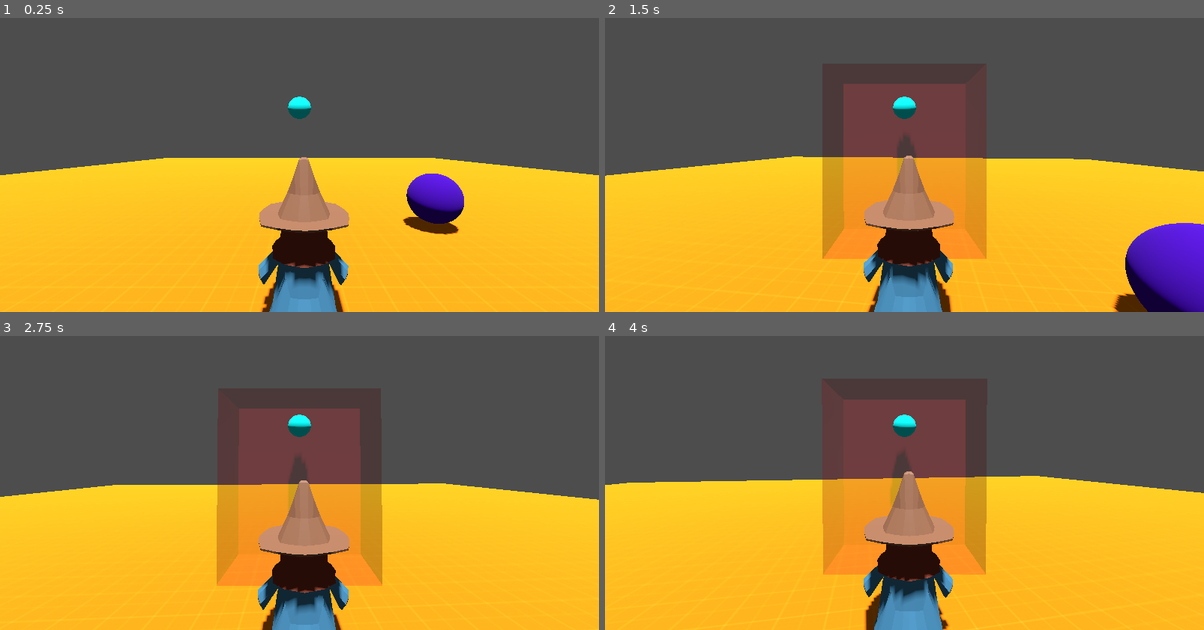
Above: before the commit, frames 1-4 (two rows, left to right).
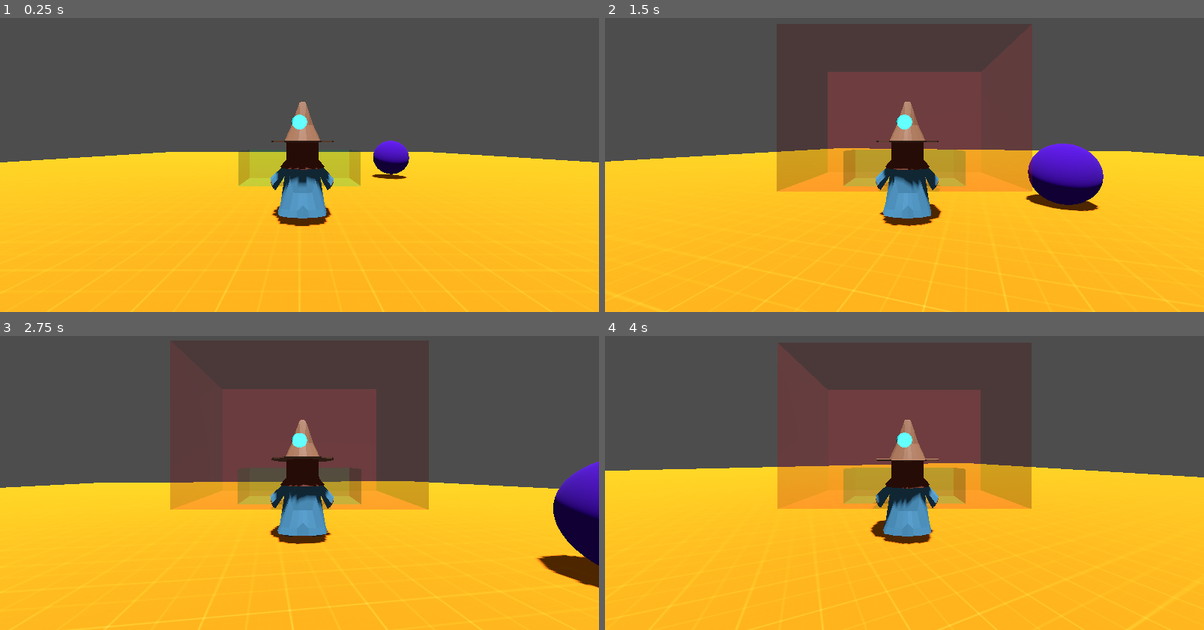
Above: after the commit, the same moments.

Repository: AndreMoukarzel/magic-force
Game: Godot game, scene res://test_scene.tscn
Two runs of this game, one before a commit and one after it. Both use one fixed random seed, a clock stepped at 60 frames per second and the inputs below.
Inputs (mouse positions are in pixels of both pictures, inside the frame that each line leads up to):
- Up to frame 1 (0.25 s): no input
- Up to frame 2 (1.5 s): move the mouse to (934, 141) at 0.52 s; press the mouse at (934, 141) at 0.53 s; hold W (forward) from 0.53 s (still down); right-click (934, 141) at 0.8 s; move the mouse to (874, 144) at 1.27 s; release the mouse at (874, 144) at 1.28 s; right-click (874, 144) at 1.35 s
- Up to frame 3 (2.75 s): keep holding W (forward); click (269, 462) at 1.55 s; move the mouse to (311, 456) at 2.02 s; press the mouse at (311, 456) at 2.03 s; right-click (311, 456) at 2.3 s
- Up to frame 4 (4 s): keep holding W (forward); move the mouse to (898, 468) at 2.77 s; release the mouse at (898, 468) at 2.78 s; right-click (898, 468) at 2.85 s; click (898, 468) at 3.05 s; move the mouse to (946, 465) at 3.52 s; press the mouse at (946, 465) at 3.53 s; right-click (946, 465) at 3.8 s

The runs differ from the first frame. In frame 1, 12% of the frame differs, in the area x 0-100%, y 26-100%; in frame 2, 25%, in the area x 0-100%, y 18-100%; in frame 3, 20%; in frame 4, 20%.

Commit message:
Rework spells to work with new Player

Diff:
--- a/ball/ball.tscn
+++ b/ball/ball.tscn
@@ -19,7 +19,8 @@
 height = 2.0
 
 [node name="Ball" type="RigidBody3D" groups=["pickable"]]
-collision_layer = 3
+collision_layer = 2
+collision_mask = 3
 mass = 15.0
 physics_material_override = SubResource("PhysicsMaterial_cbx31")
 gravity_scale = 1.5
--- a/character_body_3d.gd
+++ b/character_body_3d.gd
@@ -1,21 +1,57 @@
 extends CharacterBody3D
 
-@export var speed = 5.0
+@export var SPEED: float = 5.0
 @export var fall_acceleration = 9.8
+
+@onready var CAM: Camera3D = $CameraSpring/Camera3D
+@onready var CHAR: Node3D = $Mage
+@onready var HAND_SPRING: SpringArm3D = $HandSpring
+var knockback: Vector3 = Vector3.ZERO
+
+func apply_knockback(force: Vector3) -> void:
+	knockback = force
 
 
 func _physics_process(delta: float) -> void:
 	var input_dir = Input.get_vector("left", "right", "forward", "back")
-	var direction = (transform.basis * Vector3(input_dir.x, 0, input_dir.y)).normalized()
+	var direction: Vector3 = (transform.basis * Vector3(input_dir.x, 0, input_dir.y)).normalized()
+	var cam_rot: Vector3 = CAM.global_rotation
+	var inv_rot: Vector3 = inverted_rotation(cam_rot)
+
+	direction = direction.rotated(Vector3.UP, cam_rot.y)
+	CHAR.global_rotation.y = cam_rot.y + PI/2
+	HAND_SPRING.rotation = inv_rot
+	$ForcePush.rotation = inv_rot
 
 	if is_on_floor():
 		if direction:
-			velocity.x = direction.x * speed
-			velocity.z = direction.z * speed
+			velocity.x = direction.x * SPEED
+			velocity.z = direction.z * SPEED
 		else:
-			velocity.x = move_toward(velocity.x, 0, speed)
-			velocity.z = move_toward(velocity.z, 0, speed)
+			velocity.x = move_toward(velocity.x, 0, SPEED)
+			velocity.z = move_toward(velocity.z, 0, SPEED)
 	else:
 		velocity.y -= fall_acceleration * delta
 
+	# Apply knockback (decays over time if desired)
+	if knockback.length() > 0.1:
+		velocity += knockback
+		knockback = knockback.lerp(Vector3.ZERO, delta * 5.0) # smooth decay
+
 	move_and_slide()
+
+
+func inverted_rotation(base_rotation: Vector3) -> Vector3:
+	# Get a rotation (like the camera's) and gets basically the
+	# rotation that it is pointing to
+	return Vector3(-base_rotation.x, base_rotation.y + PI, 0)
+
+
+func _input(event: InputEvent) -> void:
+	if event.is_action_pressed("primary_action"):
+		$ForceGrab.grab()
+	elif event.is_action_released("primary_action"):
+		$ForceGrab.release()
+
+	if event.is_action_pressed("secondary_action"):
+		$ForcePush.area_push()
--- a/first_person_camera.gd
+++ b/first_person_camera.gd
@@ -3,10 +3,10 @@
 
 var DIR: Vector3 = Vector3()
 var SENS: float = 0.12
-@onready var CAM :Camera3D = $Camera3D
+@onready var CAM :SpringArm3D = $SpringArm3D
 @onready var CHAR: CharacterBody3D = $".."
-@onready var RAYCAST: RayCast3D = $Camera3D/RayCast3D
-@onready var HAND: Node3D = $Camera3D/Hand
+@onready var RAYCAST: RayCast3D = $SpringArm3D/Camera3D/RayCast3D
+@onready var HAND: Node3D = $SpringArm3D/Camera3D/Hand
 
 func _ready():
 	Input.mouse_mode = Input.MOUSE_MODE_CAPTURED
@@ -19,8 +19,11 @@
 func _input(event):
 	if event is InputEventMouseMotion:
 		DIR.y -= event.relative.x * SENS
+		#DIR.y = wrapf(DIR.y, 0.0, TAU)
 		DIR.x -= event.relative.y * SENS
-		DIR.x = clamp(DIR.x, -80, 90)
+		DIR.x = clamp(DIR.x, -PI/2, PI/4)
+		print(DIR)
+
 	if event.is_action_pressed("primary_action"):
 		$ForceGrab.grab()
 	elif event.is_action_released("primary_action"):
--- /dev/null
+++ b/player/player.tscn
@@ -0,0 +1,131 @@
+[gd_scene load_steps=19 format=3 uid="uid://bx8b8yvq5h1jd"]
+
+[ext_resource type="PackedScene" uid="uid://dat5ka1sdrdf2" path="res://low_poly_mage.glb" id="1_oul6g"]
+[ext_resource type="Script" uid="uid://b3wb426fydlox" path="res://character_body_3d.gd" id="1_qjkh3"]
+[ext_resource type="Script" uid="uid://ock1n16rt78m" path="res://spells/force_grab.gd" id="3_qjkh3"]
+[ext_resource type="Script" uid="uid://dwefe6514inmd" path="res://spells/force_push.gd" id="4_g6k8r"]
+[ext_resource type="Script" uid="uid://bp7a0kn6v5jk4" path="res://player/simple_camera.gd" id="4_yw30f"]
+
+[sub_resource type="CapsuleShape3D" id="CapsuleShape3D_rkbax"]
+
+[sub_resource type="StandardMaterial3D" id="StandardMaterial3D_2ieo8"]
+transparency = 1
+cull_mode = 1
+albedo_color = Color(0.917647, 0, 0.129412, 0.254902)
+
+[sub_resource type="BoxMesh" id="BoxMesh_ebec5"]
+size = Vector3(7, 4.6, 4)
+
+[sub_resource type="BoxShape3D" id="BoxShape3D_qjkh3"]
+size = Vector3(7, 4.6, 4)
+
+[sub_resource type="StandardMaterial3D" id="StandardMaterial3D_qjkh3"]
+transparency = 1
+cull_mode = 1
+albedo_color = Color(0, 0.588373, 0.301544, 0.254902)
+
+[sub_resource type="BoxMesh" id="BoxMesh_g6k8r"]
+size = Vector3(3.5, 1, 1.5)
+
+[sub_resource type="BoxShape3D" id="BoxShape3D_g6k8r"]
+size = Vector3(3.5, 1, 1.5)
+
+[sub_resource type="SphereShape3D" id="SphereShape3D_qjkh3"]
+radius = 0.3
+
+[sub_resource type="SphereShape3D" id="SphereShape3D_g6k8r"]
+radius = 1.0
+
+[sub_resource type="StandardMaterial3D" id="StandardMaterial3D_boad6"]
+transparency = 4
+albedo_color = Color(0, 1, 1, 1)
+
+[sub_resource type="StandardMaterial3D" id="StandardMaterial3D_buypi"]
+no_depth_test = true
+shading_mode = 0
+albedo_color = Color(0.392157, 1, 1, 1)
+
+[sub_resource type="StandardMaterial3D" id="StandardMaterial3D_rgyib"]
+next_pass = SubResource("StandardMaterial3D_buypi")
+albedo_color = Color(0.392157, 1, 1, 1)
+
+[sub_resource type="SphereMesh" id="SphereMesh_hg6s5"]
+radius = 0.35
+height = 0.675
+
+[node name="Player" type="CharacterBody3D"]
+collision_layer = 4
+collision_mask = 3
+script = ExtResource("1_qjkh3")
+
+[node name="CollisionShape3D" type="CollisionShape3D" parent="."]
+shape = SubResource("CapsuleShape3D_rkbax")
+
+[node name="Mage" parent="." instance=ExtResource("1_oul6g")]
+transform = Transform3D(-2.5134e-08, 0, -0.575, 0, 0.575, 0, 0.575, 0, -2.5134e-08, 0, 0, 0)
+
+[node name="ForceGrab" type="Node" parent="." node_paths=PackedStringArray("RAYCAST", "HAND")]
+script = ExtResource("3_qjkh3")
+RAYCAST = NodePath("../CameraSpring/Camera3D/RayCast3D")
+HAND = NodePath("../HandSpring/Hand")
+
+[node name="ForcePush" type="Node3D" parent="." node_paths=PackedStringArray("PLAYER", "CAM")]
+script = ExtResource("4_g6k8r")
+PLAYER = NodePath("..")
+CAM = NodePath("../CameraSpring/Camera3D")
+
+[node name="Area3D" type="Area3D" parent="ForcePush"]
+transform = Transform3D(1, 0, 0, 0, 1, 0, 0, 0, 1, 0, 2, 2)
+collision_layer = 0
+collision_mask = 2
+
+[node name="MeshInstance3D" type="MeshInstance3D" parent="ForcePush/Area3D"]
+visible = false
+material_override = SubResource("StandardMaterial3D_2ieo8")
+mesh = SubResource("BoxMesh_ebec5")
+
+[node name="CollisionShape3D" type="CollisionShape3D" parent="ForcePush/Area3D"]
+shape = SubResource("BoxShape3D_qjkh3")
+
+[node name="AreaFloorPush" type="Area3D" parent="ForcePush"]
+transform = Transform3D(1, 0, 0, 0, 1, 0, 0, 0, 1, 0, 0.3, 1)
+collision_layer = 0
+
+[node name="MeshInstance3D" type="MeshInstance3D" parent="ForcePush/AreaFloorPush"]
+material_override = SubResource("StandardMaterial3D_qjkh3")
+mesh = SubResource("BoxMesh_g6k8r")
+
+[node name="CollisionShape3D" type="CollisionShape3D" parent="ForcePush/AreaFloorPush"]
+shape = SubResource("BoxShape3D_g6k8r")
+
+[node name="Cooldown" type="Timer" parent="ForcePush"]
+wait_time = 1.5
+one_shot = true
+
+[node name="CameraSpring" type="SpringArm3D" parent="."]
+transform = Transform3D(1, 0, 0, 0, 1, 0, 0, 0, 1, 0, 1, 0)
+shape = SubResource("SphereShape3D_qjkh3")
+spring_length = 6.0
+script = ExtResource("4_yw30f")
+
+[node name="Camera3D" type="Camera3D" parent="CameraSpring"]
+current = true
+
+[node name="RayCast3D" type="RayCast3D" parent="CameraSpring/Camera3D"]
+target_position = Vector3(0, 0, -12)
+collision_mask = 2
+debug_shape_custom_color = Color(1, 0, 0, 1)
+
+[node name="HandSpring" type="SpringArm3D" parent="."]
+transform = Transform3D(-1, 0, -8.74228e-08, 0, 1, 0, 8.74228e-08, 0, -1, 0, 2, 0)
+shape = SubResource("SphereShape3D_g6k8r")
+spring_length = 4.0
+
+[node name="Hand" type="Node3D" parent="HandSpring"]
+
+[node name="MeshInstance3D" type="MeshInstance3D" parent="HandSpring/Hand"]
+material_override = SubResource("StandardMaterial3D_boad6")
+material_overlay = SubResource("StandardMaterial3D_rgyib")
+mesh = SubResource("SphereMesh_hg6s5")
+
+[connection signal="timeout" from="ForcePush/Cooldown" to="ForcePush" method="_on_timer_timeout"]
--- /dev/null
+++ b/player/simple_camera.gd
@@ -0,0 +1,23 @@
+extends SpringArm3D
+
+
+@export var SENS: float = 0.005
+@export_range(-90.0, 0.0, 0.1, "radians_as_degrees") var MIN_V_ANGLE: float = -PI/2
+@export_range(-90.0, 0.0, 0.1, "radians_as_degrees") var MAX_V_ANGLE: float = PI/4
+
+
+func _ready() -> void:
+	Input.set_mouse_mode(Input.MOUSE_MODE_CAPTURED)
+
+func _unhandled_input(event: InputEvent) -> void:
+	if event is InputEventMouseMotion:
+		rotation.y -= event.relative.x * SENS
+		rotation.y = wrapf(rotation.y, 0.0, TAU)
+		rotation.x -= event.relative.y * SENS
+		rotation.x = clamp(rotation.x, MIN_V_ANGLE, MAX_V_ANGLE)
+
+	if event.is_action_pressed("open_menu"):
+		if Input.mouse_mode == Input.MOUSE_MODE_CAPTURED:
+			Input.set_mouse_mode(Input.MOUSE_MODE_VISIBLE)
+		else:
+			Input.set_mouse_mode(Input.MOUSE_MODE_CAPTURED)
--- a/project.godot
+++ b/project.godot
@@ -51,10 +51,18 @@
 "events": [Object(InputEventMouseButton,"resource_local_to_scene":false,"resource_name":"","device":-1,"window_id":0,"a …(258 unchanged characters)…
 ]
 }
+open_menu={
+"deadzone": 0.2,
+"events": [Object(InputEventKey,"resource_local_to_scene":false,"resource_name":"","device":-1,"window_id":0,"alt_pressed":false,"shift_pressed":false,"ctrl_pressed":false,"meta_pressed":false,"pressed":false,"keycode":0,"physical_keycode":4194306,"key_label":0,"unicode":0,"location":0,"echo":false,"script":null)
+, Object(InputEventKey,"resource_local_to_scene":false,"resource_name":"","device":-1,"window_id":0,"alt_pressed":false,"shift_pressed":false,"ctrl_pressed":false,"meta_pressed":false,"pressed":false,"keycode":0,"physical_keycode":4194305,"key_label":0,"unicode":0,"location":0,"echo":false,"script":null)
+]
+}
 
 [layer_names]
 
+3d_physics/layer_1="Floor"
 3d_physics/layer_2="pushable"
+3d_physics/layer_3="player"
 
 [rendering]
 
--- a/force_grab.gd
+++ b/spells/force_grab.gd
@@ -1,8 +1,8 @@
 extends Node
 
 
-@onready var RAYCAST: RayCast3D = $"../Camera3D/RayCast3D"
-@onready var HAND: Node3D = $"../Camera3D/Hand"
+@export var RAYCAST: RayCast3D
+@export var HAND: Node3D
 
 var SNAP_LERP: float = 5.0
 var GRAB_FORCE: float = 12.0
@@ -20,6 +20,7 @@
 
 func grab() -> bool:
 	var object = RAYCAST.get_collider()
+	print(object)
 	if object and object.is_in_group("pickable"):
 		GRABBED_OBJECT = object
 		GRAB_FORCE_PER_MASS = GRAB_FORCE / GRABBED_OBJECT.mass
--- a/force_push.gd
+++ b/spells/force_push.gd
@@ -1,23 +1,37 @@
 extends Node3D
 
 
-@onready var CAM :Camera3D = $"../Camera3D"
+@export var PLAYER: CharacterBody3D
+@export var CAM :Camera3D
 var CATCH_VELOCITY: Vector3 = Vector3(0, -10, 0) # Base velocity set when object is caught
 var PUSH_FORCE: float = 220.0
+var SELF_PUSH_FORCE: float = 0.8
 
 
 func area_push() -> void:
 	$Area3D/MeshInstance3D.show()
-	$Timer.start()
+	$Cooldown.start()
 
 	var bodies: Array[Node3D] = $Area3D.get_overlapping_bodies()
 	for body in bodies:
 		push_away(body)
+
+	var floors: Array[Node3D] = $AreaFloorPush.get_overlapping_bodies()
+	if len(floors) > 0:
+		push_player()
 
 func push_away(object: RigidBody3D) -> void:
 	var direction: Vector3 = CAM.global_position.direction_to(object.global_position).normalized()
 	object.linear_velocity = Vector3(0, 10, 0)
 	object.apply_impulse(direction * PUSH_FORCE)
 
+func push_player() -> void:
+	# Forward vector of the camera (where it is looking)
+	var cam_forward: Vector3 = -CAM.global_transform.basis.z.normalized()
+
+	# Opposite direction (push AWAY from where camera is looking)
+	var push_dir: Vector3 = -cam_forward
+	PLAYER.apply_knockback(push_dir * SELF_PUSH_FORCE)
+
 func _on_timer_timeout() -> void:
 	$Area3D/MeshInstance3D.hide()
--- a/test_scene.tscn
+++ b/test_scene.tscn
@@ -1,11 +1,7 @@
-[gd_scene load_steps=18 format=3 uid="uid://dlf2cy08l0smq"]
+[gd_scene load_steps=6 format=3 uid="uid://dlf2cy08l0smq"]
 
 [ext_resource type="Texture2D" uid="uid://lgsidpu2qvf0" path="res://texture_04.png" id="1_ia1lp"]
-[ext_resource type="PackedScene" uid="uid://dat5ka1sdrdf2" path="res://low_poly_mage.glb" id="1_uhqqe"]
-[ext_resource type="Script" uid="uid://b3wb426fydlox" path="res://character_body_3d.gd" id="3_sasra"]
-[ext_resource type="Script" uid="uid://crvuimvqpynv" path="res://first_person_camera.gd" id="4_coq8p"]
-[ext_resource type="Script" uid="uid://ock1n16rt78m" path="res://force_grab.gd" id="5_2nij2"]
-[ext_resource type="Script" uid="uid://dwefe6514inmd" path="res://force_push.gd" id="6_7cbxl"]
+[ext_resource type="PackedScene" uid="uid://bx8b8yvq5h1jd" path="res://player/player.tscn" id="3_sasra"]
 [ext_resource type="PackedScene" uid="uid://cbq8n0y1yl5u0" path="res://ball/ball.tscn" id="8_buypi"]
 
 [sub_resource type="StandardMaterial3D" id="StandardMaterial3D_sasra"]
@@ -13,36 +9,6 @@
 uv1_triplanar = true
 
 [sub_resource type="Environment" id="Environment_coq8p"]
-
-[sub_resource type="CapsuleShape3D" id="CapsuleShape3D_ia1lp"]
-
-[sub_resource type="StandardMaterial3D" id="StandardMaterial3D_coq8p"]
-transparency = 4
-albedo_color = Color(0, 1, 1, 1)
-
-[sub_resource type="StandardMaterial3D" id="StandardMaterial3D_buypi"]
-no_depth_test = true
-shading_mode = 0
-albedo_color = Color(0.392157, 1, 1, 1)
-
-[sub_resource type="StandardMaterial3D" id="StandardMaterial3D_njel3"]
-next_pass = SubResource("StandardMaterial3D_buypi")
-albedo_color = Color(0.392157, 1, 1, 1)
-
-[sub_resource type="SphereMesh" id="SphereMesh_7cbxl"]
-radius = 0.35
-height = 0.675
-
-[sub_resource type="ConvexPolygonShape3D" id="ConvexPolygonShape3D_7cbxl"]
-points = PackedVector3Array(-2.0075, -2.4025, -0.9375, -2.0075, -2.4025, 0.9375, -2.0075, 2.4025, -0.9375, 2.0075, -2.4025, -0.9375, 2.0075, -2.4025, 0.9375, -2.0075, 2.4025, 0.9375, 2.0075, 2.4025, -0.9375, 2.0075, 2.4025, 0.9375)
-
-[sub_resource type="StandardMaterial3D" id="StandardMaterial3D_8pr8v"]
-transparency = 1
-cull_mode = 1
-albedo_color = Color(0.917647, 0, 0.129412, 0.254902)
-
-[sub_resource type="BoxMesh" id="BoxMesh_8pr8v"]
-size = Vector3(4.015, 4.805, 1.875)
 
 [node name="Node3D" type="Node3D"]
 
@@ -60,60 +26,8 @@
 transform = Transform3D(1, 0, 0, 0, 0.278689, 0.960381, 0, -0.960381, 0.278689, 0, 14.3357, 0)
 shadow_enabled = true
 
-[node name="CharacterBody3D" type="CharacterBody3D" parent="."]
-transform = Transform3D(1, 0, 0, 0, 1, 0, 0, 0, 1, 0, 1, 0)
-script = ExtResource("3_sasra")
-
-[node name="CollisionShape3D" type="CollisionShape3D" parent="CharacterBody3D"]
-shape = SubResource("CapsuleShape3D_ia1lp")
-
-[node name="Sketchfab_Scene" parent="CharacterBody3D" instance=ExtResource("1_uhqqe")]
-transform = Transform3D(-2.5134e-08, 0, 0.575, 0, 0.575, 0, -0.575, 0, -2.5134e-08, 0, 0, 0)
-
-[node name="Head" type="Node3D" parent="CharacterBody3D"]
-script = ExtResource("4_coq8p")
-
-[node name="Camera3D" type="Camera3D" parent="CharacterBody3D/Head"]
-transform = Transform3D(1, 0, 0, 0, 0.968778, 0.24793, 0, -0.24793, 0.968778, 0, 2.40114, 4.20052)
-current = true
-
-[node name="RayCast3D" type="RayCast3D" parent="CharacterBody3D/Head/Camera3D"]
-target_position = Vector3(0, 1, -16)
-
-[node name="Hand" type="Node3D" parent="CharacterBody3D/Head/Camera3D"]
-transform = Transform3D(1, 0, 0, 0, 0.975488, -0.220051, 0, 0.220051, 0.975488, 0, 1.11179, -6.73985)
-
-[node name="MeshInstance3D" type="MeshInstance3D" parent="CharacterBody3D/Head/Camera3D/Hand"]
-material_override = SubResource("StandardMaterial3D_coq8p")
-material_overlay = SubResource("StandardMaterial3D_njel3")
-mesh = SubResource("SphereMesh_7cbxl")
-
-[node name="ForceGrab" type="Node" parent="CharacterBody3D/Head"]
-script = ExtResource("5_2nij2")
-
-[node name="ForcePush" type="Node3D" parent="CharacterBody3D/Head"]
-transform = Transform3D(1, 0, 0, 0, 1, 0, 0, 0, 1, 0, 0.4, 0)
-script = ExtResource("6_7cbxl")
-
-[node name="Area3D" type="Area3D" parent="CharacterBody3D/Head/ForcePush"]
-collision_layer = 0
-collision_mask = 2
-
-[node name="CollisionShape3D3" type="CollisionShape3D" parent="CharacterBody3D/Head/ForcePush/Area3D"]
-transform = Transform3D(1, 0, 0, 0, 1, 0, 0, 0, 1, 0, 1.53839, -2.09912)
-shape = SubResource("ConvexPolygonShape3D_7cbxl")
-
-[node name="MeshInstance3D" type="MeshInstance3D" parent="CharacterBody3D/Head/ForcePush/Area3D"]
-transform = Transform3D(1, 0, 0, 0, 1, 0, 0, 0, 1, 0, 1.53839, -2.09912)
-visible = false
-material_override = SubResource("StandardMaterial3D_8pr8v")
-mesh = SubResource("BoxMesh_8pr8v")
-
-[node name="Timer" type="Timer" parent="CharacterBody3D/Head/ForcePush"]
-wait_time = 2.0
-one_shot = true
-
 [node name="Ball" parent="." instance=ExtResource("8_buypi")]
 transform = Transform3D(1, 0, 0, 0, 1, 0, 0, 0, 1, 5.49383, 1.62129, -4.76815)
 
-[connection signal="timeout" from="CharacterBody3D/Head/ForcePush/Timer" to="CharacterBody3D/Head/ForcePush" method="_on_timer_timeout"]
+[node name="Player" parent="." instance=ExtResource("3_sasra")]
+transform = Transform3D(1, 0, 0, 0, 1, 0, 0, 0, 1, 0, 1.01533, 2.46741)
Not shown, added: player/simple_camera.gd.uid
Renamed: force_grab.gd.uid -> spells/force_grab.gd.uid
Renamed: force_push.gd.uid -> spells/force_push.gd.uid
